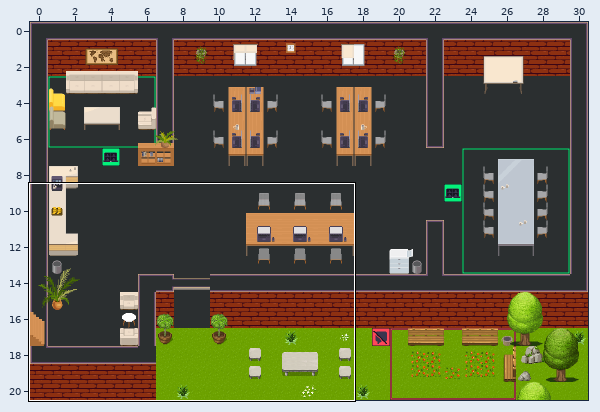
Level history. Tiled map (JSON): office.tmj. Above, an overview of the earlier version with the close-up marked.
Close-up. Before:
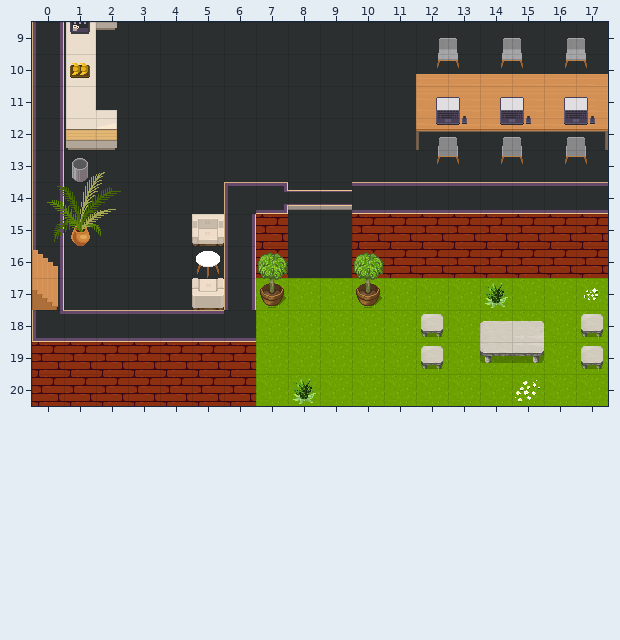
Cells are 32x32 px. Shown: x 0..17, y 9..20. The commit also changed other parts of the map, which this record leaves out.
After:
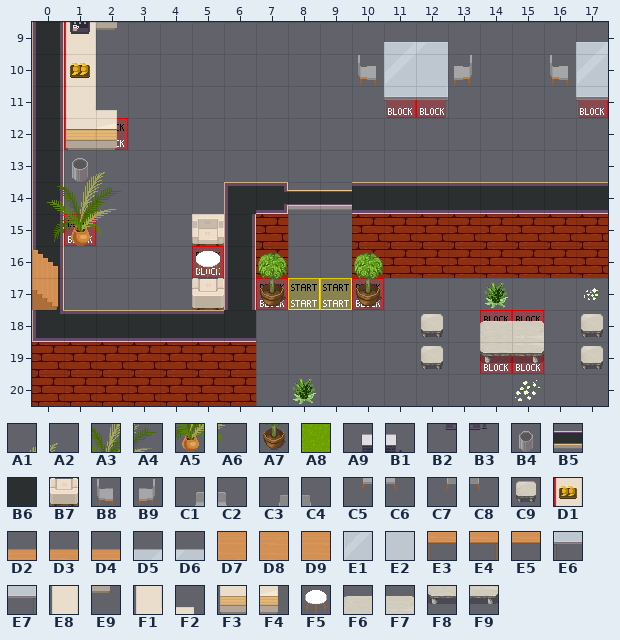
Key: from "WA_Decoration": A1 61, A2 62, A3 73, A4 74, A5 85, A6 86, A7 90; from "WA_Exterior": A8 626; from "WA_Miscellaneous": A9 2, B1 3, B2 12, B3 13, B4 60; from "WA_Room_Builder": B5 64, B6 100; from "WA_Seats": B7 47, B8 119, B9 120, C1 121, C2 122, C3 123, C4 124, C5 134, C6 135, C7 136, C8 137, C9 150; from "WA_Special_Zones": D1 2; from "WA_Tables": D2 0, D3 1, D4 3, D5 5, D6 6, D7 10, D8 11, D9 13, E1 15, E2 16, E3 20, E4 21, E5 23, E6 25, E7 27, E8 80, E9 81, F1 100, F2 101, F3 110, F4 111, F5 130, F6 177, F7 178, F8 187, F9 188.
__ is an empty cell.
Tiles replaced or removed in this view: A1, A2, A3, A4, A5, A6, A7, A8, A9, B1, B2, B3, B4, B5, B6, B7, C1, C2, C3, C4, C5, C6, C7, C8, C9, D2, D3, D4, D7, D8, D9, E3, E4, E5, E8, E9, F1, F2, F3, F4, F5, F6, F7, F8, F9.
Tiles of an added or newly shown layer are drawn over the layers below it.
See-through tiles are keyed as they look on the map.
The edit:
Changed rows in their new state; .. is an unchanged cell.
Layer "collisions" (now hidden):
first column x 1:
 9 __ .. .. .. .. .. .. .. .. .. .. .. .. .. .. .. ..
10 __ .. .. .. .. .. .. .. .. .. .. .. .. .. .. .. ..
11 __ .. .. .. .. .. .. .. .. .. .. __ __ __ __ __ __
12 __ __ .. .. .. .. .. .. .. .. .. __ __ __ __ __ __
15 __ .. .. .. .. .. .. .. .. .. .. .. .. .. .. .. ..
16 .. .. .. .. __ .. .. .. .. .. .. .. .. .. .. .. ..
17 .. .. .. .. .. .. __ .. .. __ .. .. .. .. .. .. ..
18 .. .. .. .. .. .. .. .. .. .. .. .. .. __ __ .. ..
19 .. .. .. .. .. .. .. .. .. .. .. .. .. __ __ .. ..
Layer "collisions_fritz" (added):
first column x 1:
 9 D1 .. .. .. .. .. .. .. .. .. .. .. .. .. .. .. ..
10 D1 .. .. .. .. .. .. .. .. .. .. .. .. .. .. .. ..
11 D1 .. .. .. .. .. .. .. .. .. D1 D1 .. .. .. .. D1
12 D1 D1 .. .. .. .. .. .. .. .. .. .. .. .. .. .. ..
15 D1 .. .. .. .. .. .. .. .. .. .. .. .. .. .. .. ..
16 .. .. .. .. D1 .. .. .. .. .. .. .. .. .. .. .. ..
17 .. .. .. .. .. .. D1 .. .. D1 .. .. .. .. .. .. ..
18 .. .. .. .. .. .. .. .. .. .. .. .. .. D1 D1 .. ..
19 .. .. .. .. .. .. .. .. .. .. .. .. .. D1 D1 .. ..
Layer "floor/floorfritz" (now hidden):
first column x 1:
 9 __ __ __ __ __ __ __ __ __ __ __ __ __ __ __ __ __
10 __ __ __ __ __ __ __ __ __ __ __ __ __ __ __ __ __
11 __ __ __ __ __ __ __ __ __ __ __ __ __ __ __ __ __
12 __ __ __ __ __ __ __ __ __ __ __ __ __ __ __ __ __
13 __ __ __ __ __ __ __ __ __ __ __ __ __ __ __ __ __
14 __ __ __ __ __ .. .. __ __ .. .. .. .. .. .. .. ..
15 __ __ __ __ .. .. .. __ __ .. .. .. .. .. .. .. ..
16 __ __ __ __ __ .. .. __ __ .. .. .. .. .. .. .. ..
17 __ __ __ __ __ .. __ __ __ __ __ __ __ __ __ __ __
18 .. .. .. .. .. .. __ __ __ __ __ __ __ __ __ __ __
19 .. .. .. .. .. .. __ __ __ __ __ __ __ __ __ __ __
20 .. .. .. .. .. .. __ __ __ __ __ __ __ __ __ __ __
Layer "furniture/plants":
first column x 12:
11 __ __ __ __ __ __
12 __ __ __ __ __ __
Layer "furniture/furniture2" (now hidden):
first column x 1:
 9 __ __ .. .. .. .. .. .. .. .. .. __ __ __ __ __ __
10 __ .. .. .. .. .. .. .. .. .. .. __ __ __ __ __ __
11 __ .. .. .. .. .. .. .. .. .. .. .. .. .. .. .. ..
12 __ __ .. .. .. .. .. .. .. .. .. __ __ __ __ __ __
13 __ .. .. .. .. .. .. .. .. .. .. __ __ __ __ __ __
15 __ .. .. .. .. .. .. .. .. .. .. .. .. .. .. .. ..
16 .. .. .. .. __ .. .. .. .. .. .. .. .. .. .. .. ..
17 .. .. .. .. __ .. __ .. .. __ .. .. .. .. .. .. ..
18 .. .. .. .. .. .. .. .. .. .. .. __ .. __ __ .. __
19 .. .. .. .. .. .. .. .. .. .. .. __ .. __ __ .. __
Layer "furniture/tables + seats fritz" (added):
first column x 1:
 9 E8 E9 .. .. .. .. .. .. .. .. D5 D6 .. .. .. .. D5
10 E8 .. .. .. .. .. .. .. .. B8 E1 E2 B9 .. .. B8 E1
11 F1 .. .. .. .. .. .. .. .. .. E6 E7 .. .. .. .. E6
12 F3 F4 .. .. .. .. .. .. .. .. .. .. .. .. .. .. ..
13 B4 .. .. .. .. .. .. .. .. .. .. .. .. .. .. .. ..
15 A5 .. .. .. .. .. .. .. .. .. .. .. .. .. .. .. ..
16 .. .. .. .. F5 .. .. .. .. .. .. .. .. .. .. .. ..
17 .. .. .. .. B7 .. A7 .. .. A7 .. .. .. .. .. .. ..
18 .. .. .. .. .. .. .. .. .. .. .. C9 .. F6 F7 .. C9
19 .. .. .. .. .. .. .. .. .. .. .. C9 .. F8 F9 .. C9
Layer "furniture/furniture3 fritz":
first column x 12:
11 __ __ __ __ __ __
12 __ __ __ __ __ __
Layer "above/above1" (now hidden):
first column x 1:
10 .. .. .. .. .. .. .. .. .. .. .. __ __ __ __ __ __
11 .. __ .. .. .. .. .. .. .. .. .. .. .. .. .. .. ..
13 __ __ .. .. .. .. .. .. .. .. .. .. .. .. .. .. ..
14 __ __ .. .. .. .. .. __ __ .. .. .. .. .. .. .. ..
15 .. __ .. .. .. .. .. .. .. .. .. .. .. .. .. .. ..
Layer "above/above1 fritz" (added):
first column x 1:
11 .. F2 .. .. .. .. .. .. ..
13 A1 A2 .. .. .. .. .. .. ..
14 A3 A4 .. .. .. .. .. B5 B5
15 .. A6 .. .. .. .. .. .. ..
Boxes around the changes in both close-ups, in picture pixels (x1, y1, x2, y2):
changed: (64, 22, 608, 406)
